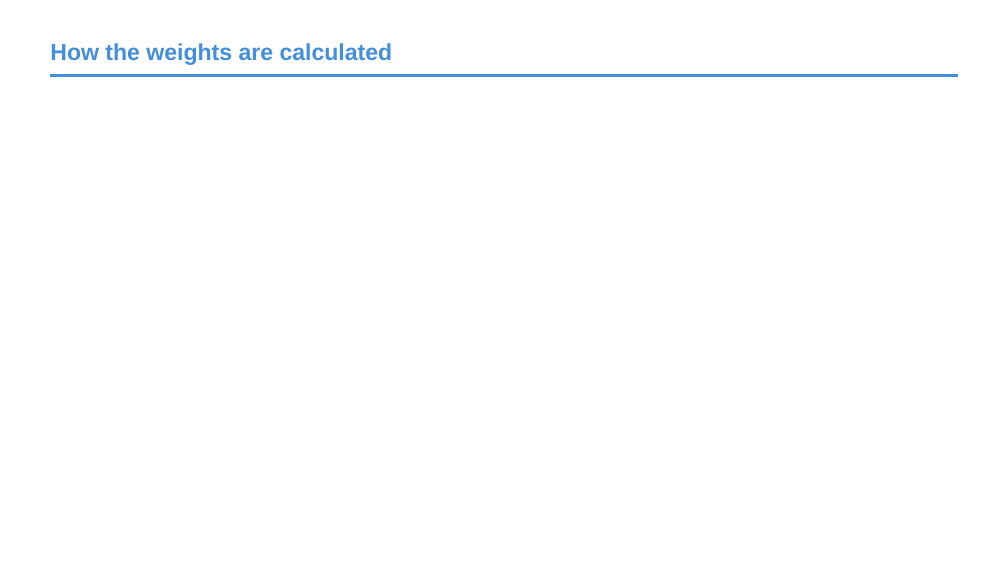
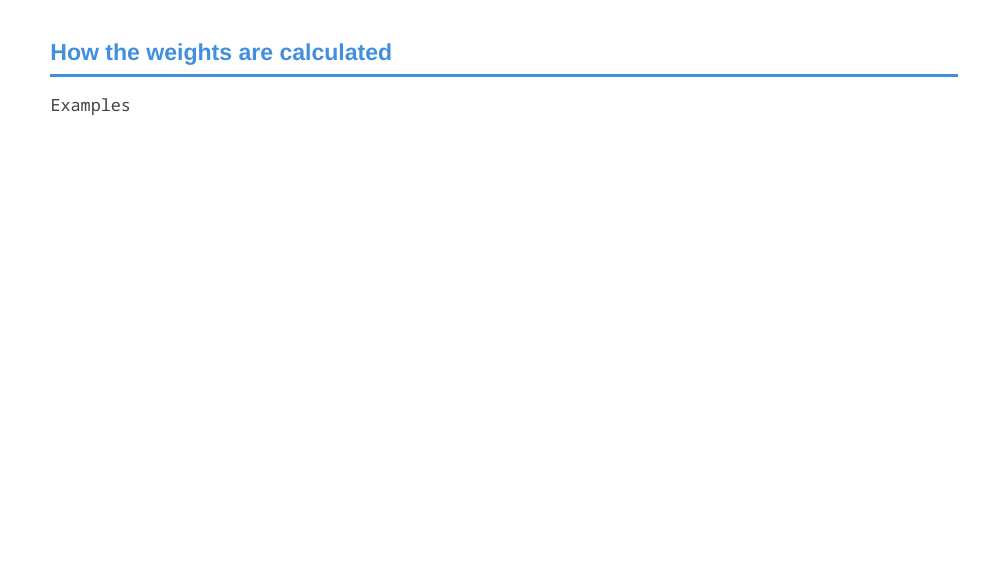
Before and after one commit to roblarsen/rob-larsen-presentations, a slide deck: slide 8 of css-bootstrap.pptx (slide 7 before the commit). Drawn at 1008x567 pixels with LibreOffice and Linux fonts; fonts in the diff are those of the drawing; background and template pictures are left out. Boxes give left, top, right and bottom in pixels: in the first picture for what was removed or moved away, otherwise in the second. Text is boxed around its words. In the diff, an @@ line names an element or a change of style, - is before the commit and + after.

```diff
--- a/css-bootstrap.pptx
+++ b/css-bootstrap.pptx
@@ text added at (51, 98, 131, 115), 16 pt, text #424242 @@
+Examples
```
Also in this commit, not shown: 1 other slide changed, 1 slide added.
